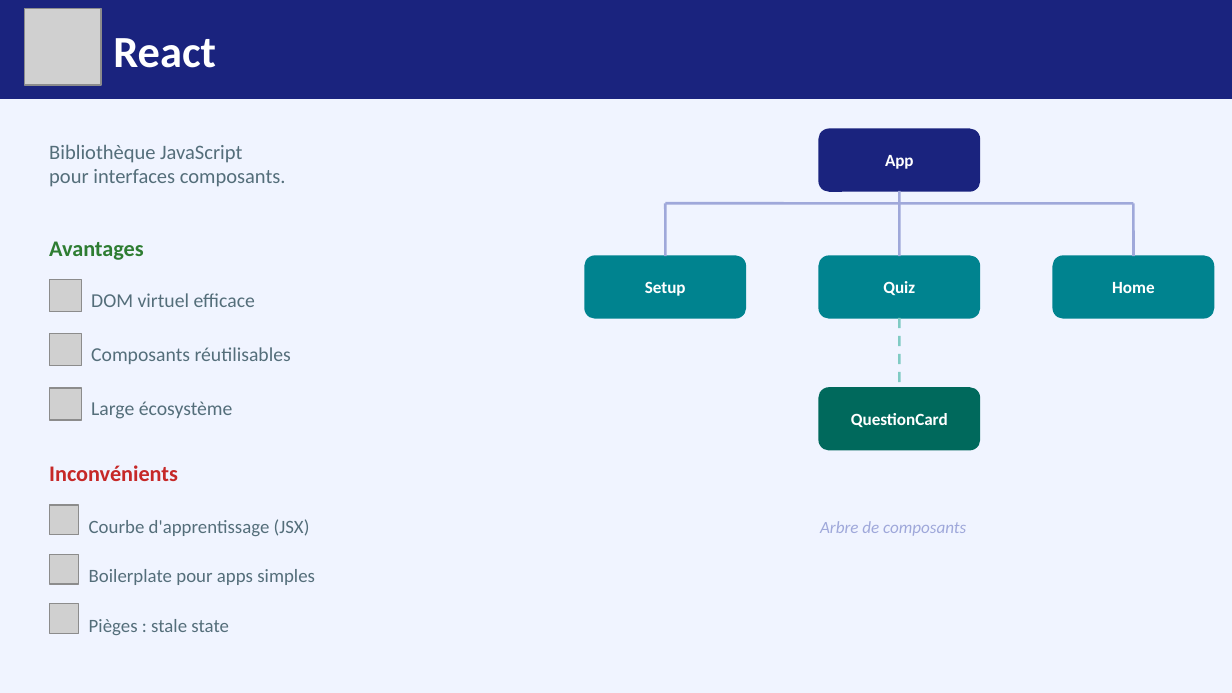
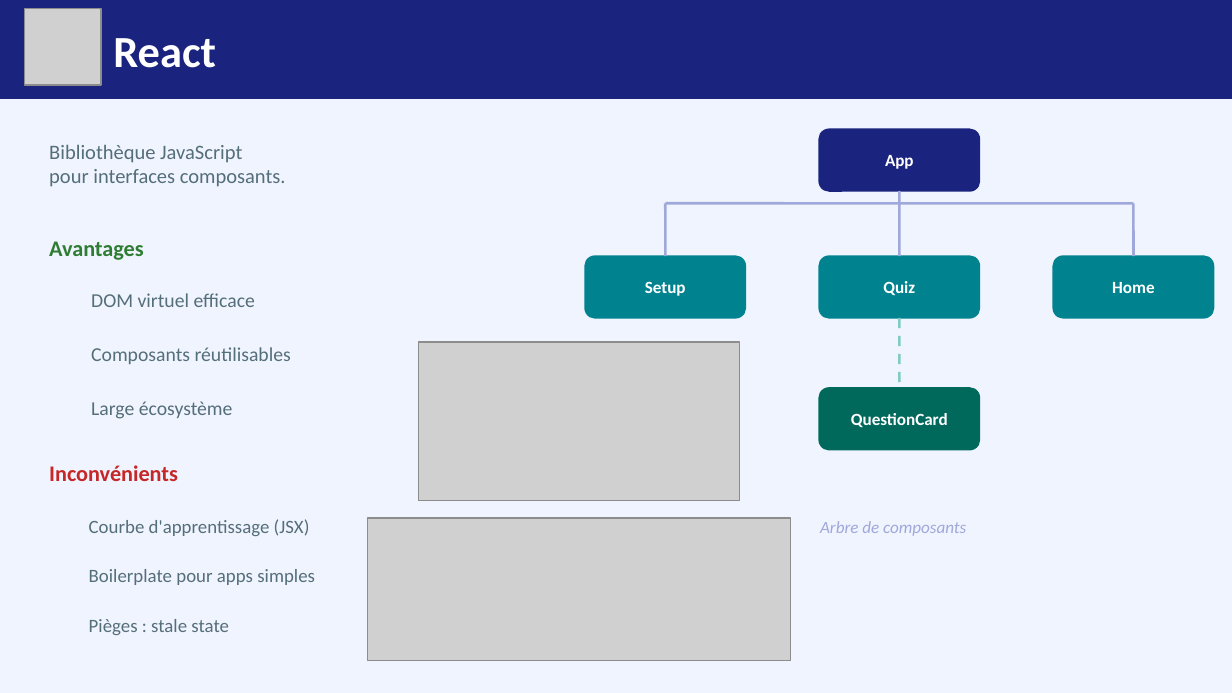
Before and after one commit to calystoxi/quizCG, a slide deck: slide 4 of presentation/Presentation_Quiz.pptx. Drawn at 1232x693 pixels with LibreOffice and Linux fonts; fonts in the diff are those of the drawing; grey boxes stand for pictures. Boxes give left, top, right and bottom in pixels: in the first picture for what was removed or moved away, otherwise in the second. Text is boxed around its words. In the diff, an @@ line names an element or a change of style, - is before the commit and + after.

```diff
--- a/presentation/Presentation_Quiz.pptx
+++ b/presentation/Presentation_Quiz.pptx
@@ picture removed at [49,280,81,312] @@
@@ picture removed at [49,334,81,366] @@
@@ picture added at [419,341,740,500] @@
@@ picture removed at [49,388,81,420] @@
@@ picture removed at [49,505,79,535] @@
@@ picture added at [367,519,790,662] @@
@@ picture removed at [49,554,79,584] @@
@@ picture removed at [49,604,79,633] @@
```
Also in this commit, not shown: 1 other slide changed, 1 slide added, 1 other file.
